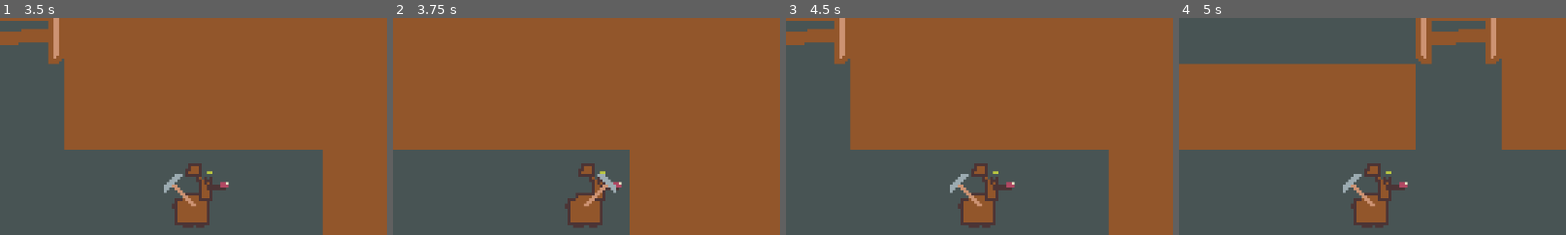
Above: before the commit, frames 1-4 (left to right).
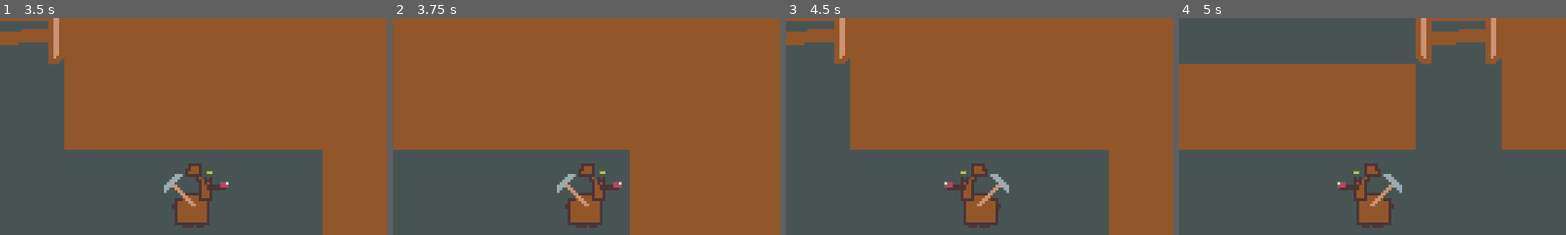
Above: after the commit, the same moments.

Repository: Zoey31/NGJ2024
Game: Godot game, scene res://scenes/tilemap_scene.tscn
Same seed, same stepped clock (60 frames per second), same inputs: the game is played once before the commit and once after it.
Inputs (mouse positions are % of the whole screen's width and height, from its top left):
- Up to frame 1 (3.5 s): click (85, 33) at 0.5 s; hold D (right) 1.28-2.03 s; hold S (down) 2.03-2.78 s; hold D (right) from 2.78 s (still down)
- Up to frame 2 (3.75 s): release D (right) at 3.53 s; hold W (up) from 3.53 s (still down)
- Up to frame 3 (4.5 s): tap Enter at 4.25 s; release W (up) at 4.28 s; hold A (left) from 4.28 s (still down)
- Up to frame 4 (5 s): keep holding A (left)
The pictures show only the part of the screen within x 25-75%, y 10-60%; the shares and areas given below are measured in that part.

Frame 1 is identical in both runs. In frame 2, 0.6% of the frame differs, in the area x 42-58%, y 71-97%; in frame 3, 1.7%, in the area x 40-60%, y 66-97%; in frame 4, 1.7%.

Commit message:
Fix dig animation, add player sprite flipping

Diff:
--- a/gameObjects/player.tscn
+++ b/gameObjects/player.tscn
@@ -45,7 +45,7 @@
 "duration": 1.0,
 "texture": SubResource("AtlasTexture_mcjow")
 }],
-"loop": true,
+"loop": false,
 "name": &"dig",
 "speed": 10.0
 }]
--- a/gameObjects/playerController.gd
+++ b/gameObjects/playerController.gd
@@ -8,13 +8,15 @@
 }
 
 @export var tilemap: TileMapLayer
+
 @onready var sprite := $AnimatedSprite2D
+@onready var pointsLabel := $Camera2D/UI/RichTextLabel
+@onready var turnManager := get_node("/root/TurnManager")
 
 var actions = []
-var blockAction = true
-var turnManager
-@onready var pointsLabel = $Camera2D/UI/RichTextLabel
+var blockAction := true
 var digging := false
+var lookDir := Direction.right
 
 func getTransformVector(direction):
 	var result = Vector2(0, 0)
@@ -30,16 +32,13 @@
 	return result
 
 func getTilemapPosition(globalPosition):
-	var result = tilemap.local_to_map(globalPosition)
-
-	return result
+	return tilemap.local_to_map(globalPosition)
 
 func getCurrentPosition():
 	return getTilemapPosition(position)
 
 func getNextPosition(direction):
 	var nextPositionGlobal = position + getTransformVector(direction)
-
 	return getTilemapPosition(nextPositionGlobal)
 
 
@@ -49,7 +48,7 @@
 	actions = []
 	blockAction = true
 	print("ready player")
-	turnManager = get_node("/root/TurnManager")
+
 	turnManager.onGravityCheck.connect(onGravityCheck)
 	turnManager.onTurnStart.connect(unblockActions)
 
@@ -64,6 +63,7 @@
 func startMove(direction):
 	if direction not in actions:
 		actions.append(direction)
+		lookDir = direction
 
 func stopMove(direction):
 	if direction in actions:
@@ -126,7 +126,6 @@
 		return
 
 
-	var current = getCurrentPosition()
 	var action = possibleActions[0]
 	var nextPosition = getNextPosition(action)
 	var nextCellData: TileData = tilemap.get_cell_tile_data(nextPosition)
@@ -138,9 +137,8 @@
 		turnManager.playerActionSelect.emit(tilemap)
 
 	if nextCellData and nextCellData.get_custom_data("destructable"):
-		sprite.play("dig")
-		digging = true
-		tilemap.erase_cell(nextPosition)
+		startDigging(nextPosition)
+
 
 func onGravityCheck(tileMap):
 	if not isFalling():
@@ -151,12 +149,35 @@
 	if not nextCellData or nextCellData.get_custom_data("empty"):
 		position = position + getTransformVector(action)
 
+func  _updateSprite():
+	if sprite == null:
+		return
+
+	sprite.flip_h = lookDir == Direction.left
+
+func startDigging(cellPos: Vector2i):
+	digging = true
+	sprite.animation_finished.connect(finishDigging.bind([cellPos]))
+	sprite.play("dig")
+
+	# fajnie by było dać to po animacji ale nie działa :(
+	tilemap.erase_cell(cellPos)
+
+func finishDigging(cellPos: Vector2i):
+	digging = false
+	tilemap.erase_cell(cellPos)
+	sprite.stop()
+
+
 
 # Called every frame. 'delta' is the elapsed time since the previous frame.
-func _process(delta: float) -> void:
+func _process(_delta: float) -> void:
+	_updateSprite()
 	doAction(actions)
 
 func _input(event):
+
+	#TODO: zrobić jakoś żeby trzymanie nie działało
 	if event.is_action_pressed("left"):
 		startMove(Direction.left)
 	if event.is_action_pressed("right"):
@@ -165,6 +186,7 @@
 		startMove(Direction.up)
 	if event.is_action_pressed("down"):
 		startMove(Direction.down)
+
 	if event.is_action_released("left"):
 		stopMove(Direction.left)
 	if event.is_action_released("right"):
--- a/project.godot
+++ b/project.godot
@@ -18,6 +18,10 @@
 [autoload]
 
 TurnManager="*res://globals/TurnManager.gd"
+
+[dotnet]
+
+project/assembly_name="NGJ2024"
 
 [input]
 
Not shown: 1 places in gameObjects/player.tscn that only renumber resources
